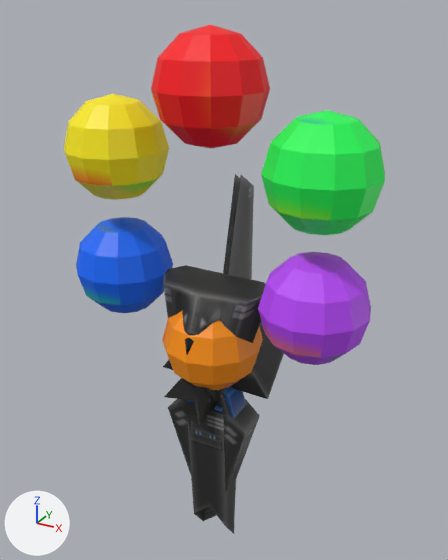
An edit to the Blender file assets/Covert_Logo.blend, drawn before and after from the same camera.
Both versions are drawn from a camera (50 mm lens) standing at (1.36, -2.35, 1.76) and looking at (-0.1, 0.29, 0.44). The axes (+X, +Y, +Z) are drawn at lower left. The lights are the same throughout. The first picture is the older version.

The first picture shows 'N10_1_RWingArm_geo', 'N18_1_RShin_geo', 'N21_1_LShin_geo', 'N23_2_Logo', 'N4_1_Fulcrum', 'N5_1_Back_geo' and 5 more.
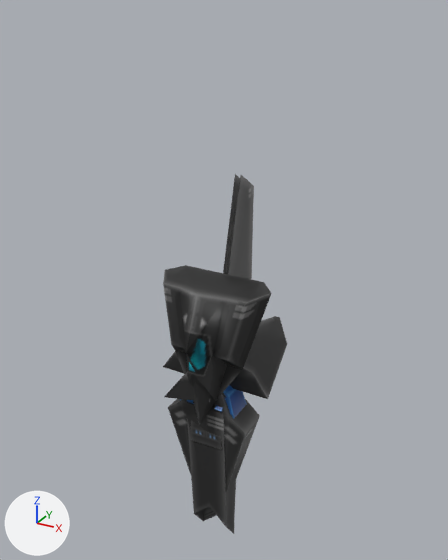
What the commit changed:
me_m20_2_logo has 2160 vertices, 720 faces and spans x -0.77..0.77, y -0.25..0.25, z 0.0..1.7.
me_m20_2_logo is used by ob_n23_2_logo; location (0.0, 0.0, 0.0).
me_m20_2_logo part 1: 373 kept faces spanning x -0.77..0.77, y -0.25..0.25, z 0.03..1.67 get new texture (UV) coordinates.
Object 'N23_2_Logo' (ob_n23_2_logo) is now hidden.

Pixel boxes [x1, y1, x2, y2] of what changed, in the pictures (448 x 560 px):
'N23_2_Logo', hidden: before [64, 25, 385, 390]
part 1 of me_m20_2_logo, surface changed: before [64, 34, 385, 390]
